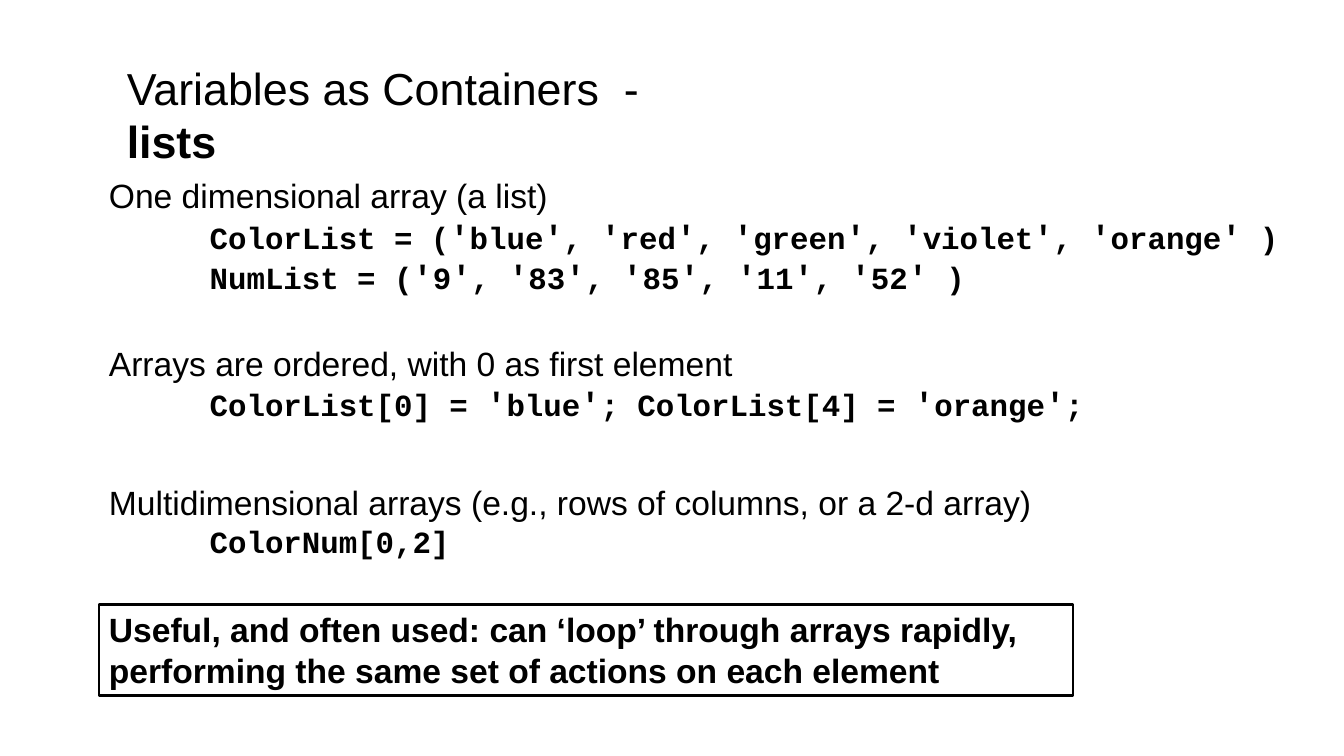
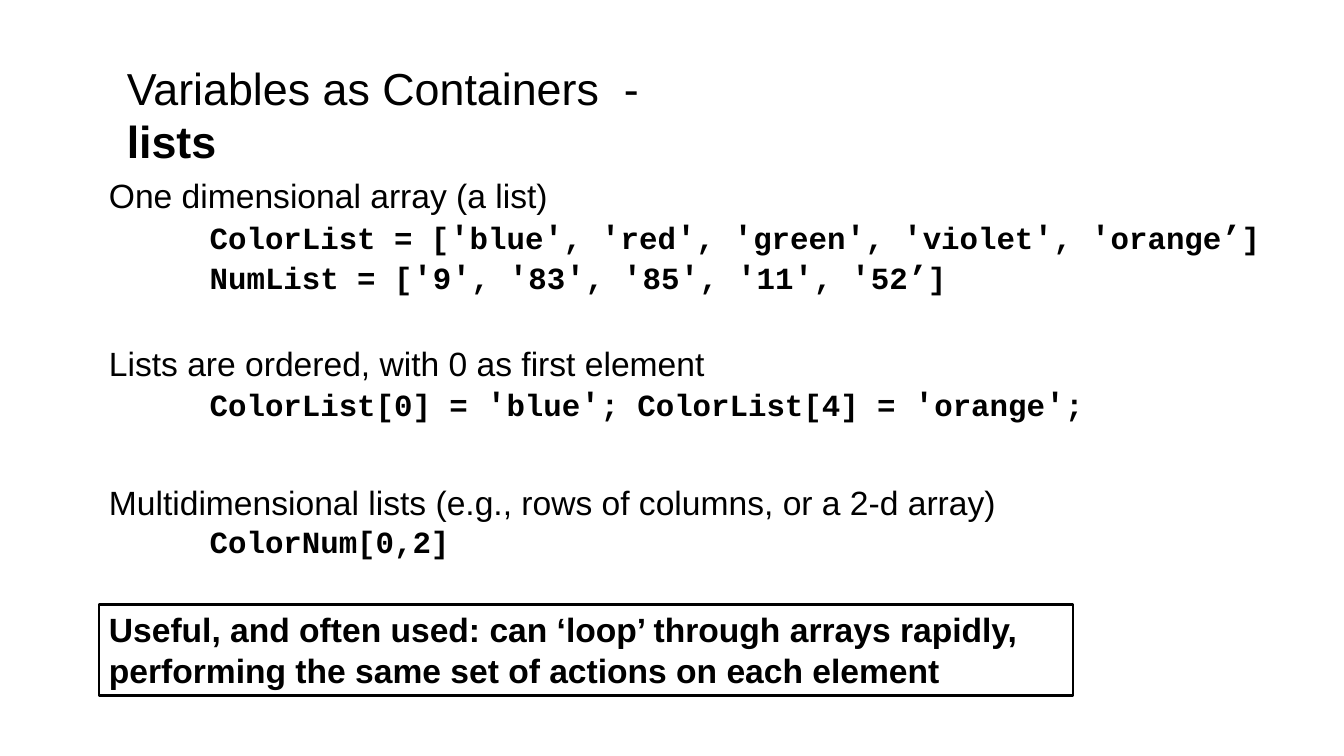
Before and after one commit to tparchman/F21_BIOL792, a slide deck: slide 3 of week7_pythonII/week7_python_chap9.pptx. Drawn at 1344x756 pixels with LibreOffice and Linux fonts; fonts in the diff are those of the drawing. Boxes give left, top, right and bottom in pixels: in the first picture for what was removed or moved away, otherwise in the second. Text is boxed around its words. In the diff, an @@ line names an element or a change of style, - is before the commit and + after.

```diff
--- a/week7_pythonII/week7_python_chap9.pptx
+++ b/week7_pythonII/week7_python_chap9.pptx
@@ text at [210, 226, 1222, 290]: text changed @@
-ColorList = ('blue', 'red', 'green', 'violet', 'orange' )
-NumList = ('9', '83', '85', '11', '52' )
+ColorList = ['blue', 'red', 'green', 'violet', 'orange’]
+NumList = ['9', '83', '85', '11', '52’]
@@ text at [109, 351, 705, 381]: text changed @@
-Arrays are ordered, with 0 as first element
+Lists are ordered, with 0 as first element
@@ text at [109, 490, 996, 522]: text changed @@
-Multidimensional arrays (e.g., rows of columns, or a 2-d array)
+Multidimensional lists (e.g., rows of columns, or a 2-d array)
```
Also in this commit, not shown: 3 other slides changed, 2 slides added, 11 other files.
